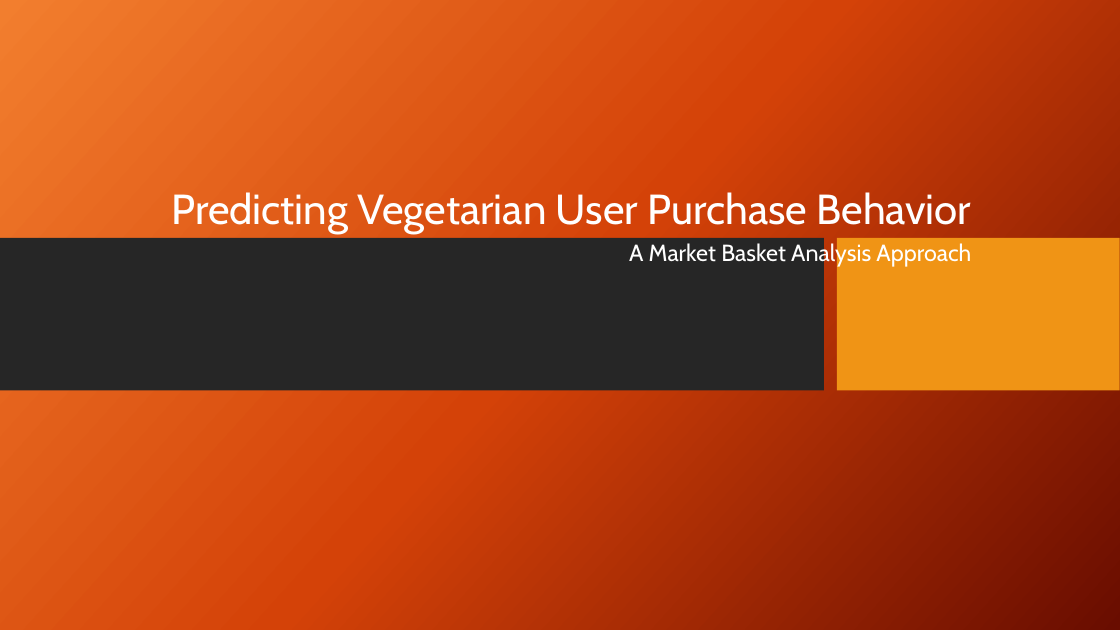
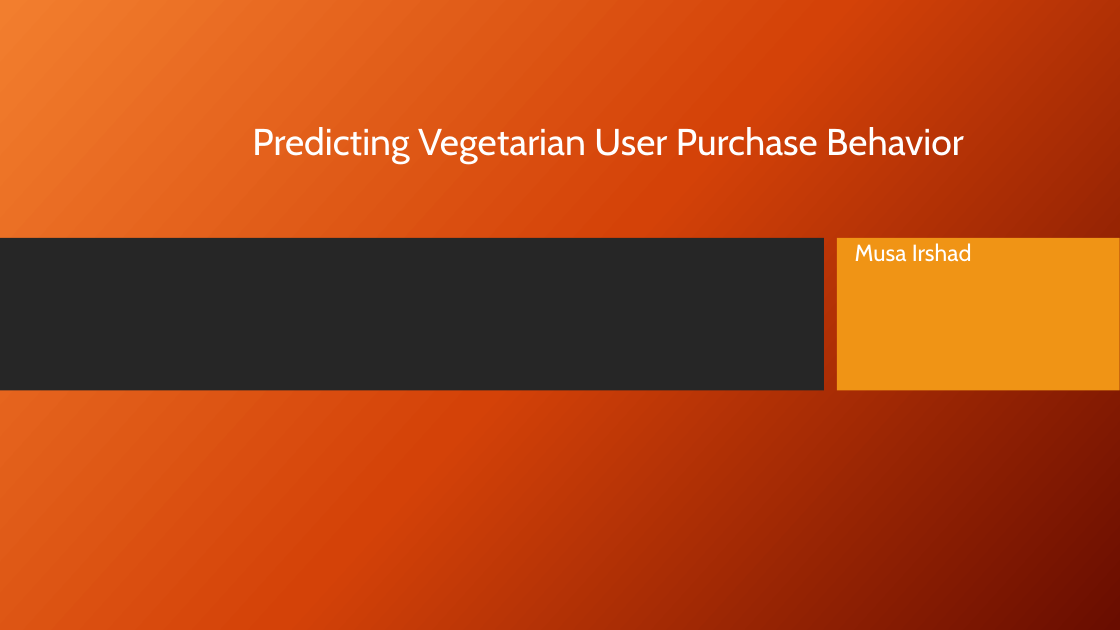
Before and after one commit to musairshad/Instacart-user-analysis, a slide deck: slide 1 of instacart basket analysis.pptx. Drawn at 1120x630 pixels with LibreOffice and Linux fonts; fonts in the diff are those of the drawing; background and template pictures are left out. Boxes give left, top, right and bottom in pixels: in the first picture for what was removed or moved away, otherwise in the second. Text is boxed around its words. In the diff, an @@ line names an element or a change of style, - is before the commit and + after.

```diff
--- a/instacart basket analysis.pptx
+++ b/instacart basket analysis.pptx
@@ title "Predicting Vegetarian User Purchase Behavior": place and size @@
-title "Predicting Vegetarian User Purchase Behavior" at box(171, 192, 972, 234)
+title "Predicting Vegetarian User Purchase Behavior" at box(252, 127, 964, 163)
@@ title "Predicting Vegetarian User Purchase Behavior" at box(252, 127, 964, 163): size 36 to 32 pt @@
@@ subtitle at box(855, 243, 972, 262): text changed @@
-A Market Basket Analysis Approach
+Musa Irshad
```
Also in this commit, not shown: 7 other slides changed, 4 slides added, 1 slide removed, 17 other files.
